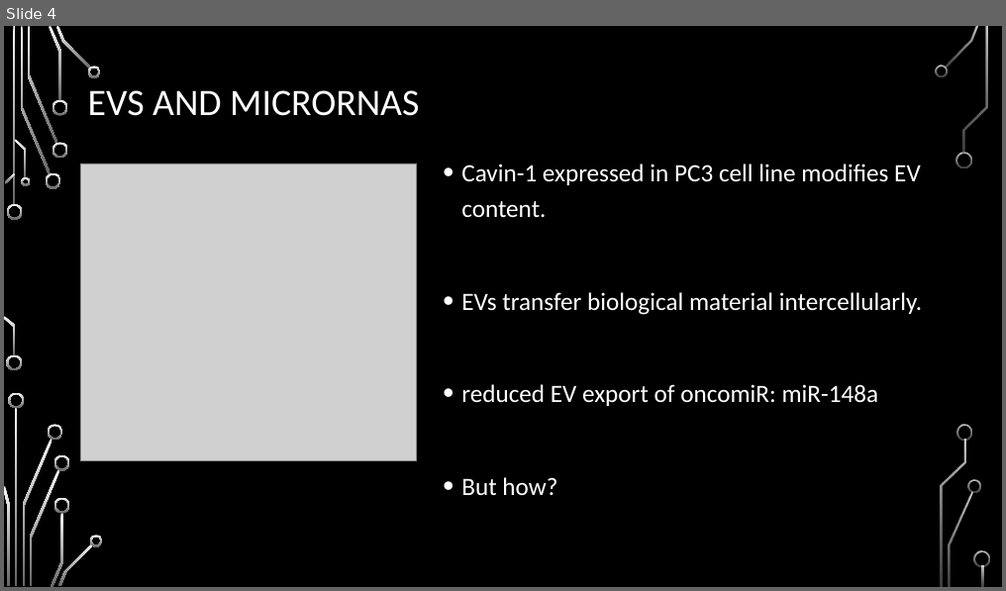
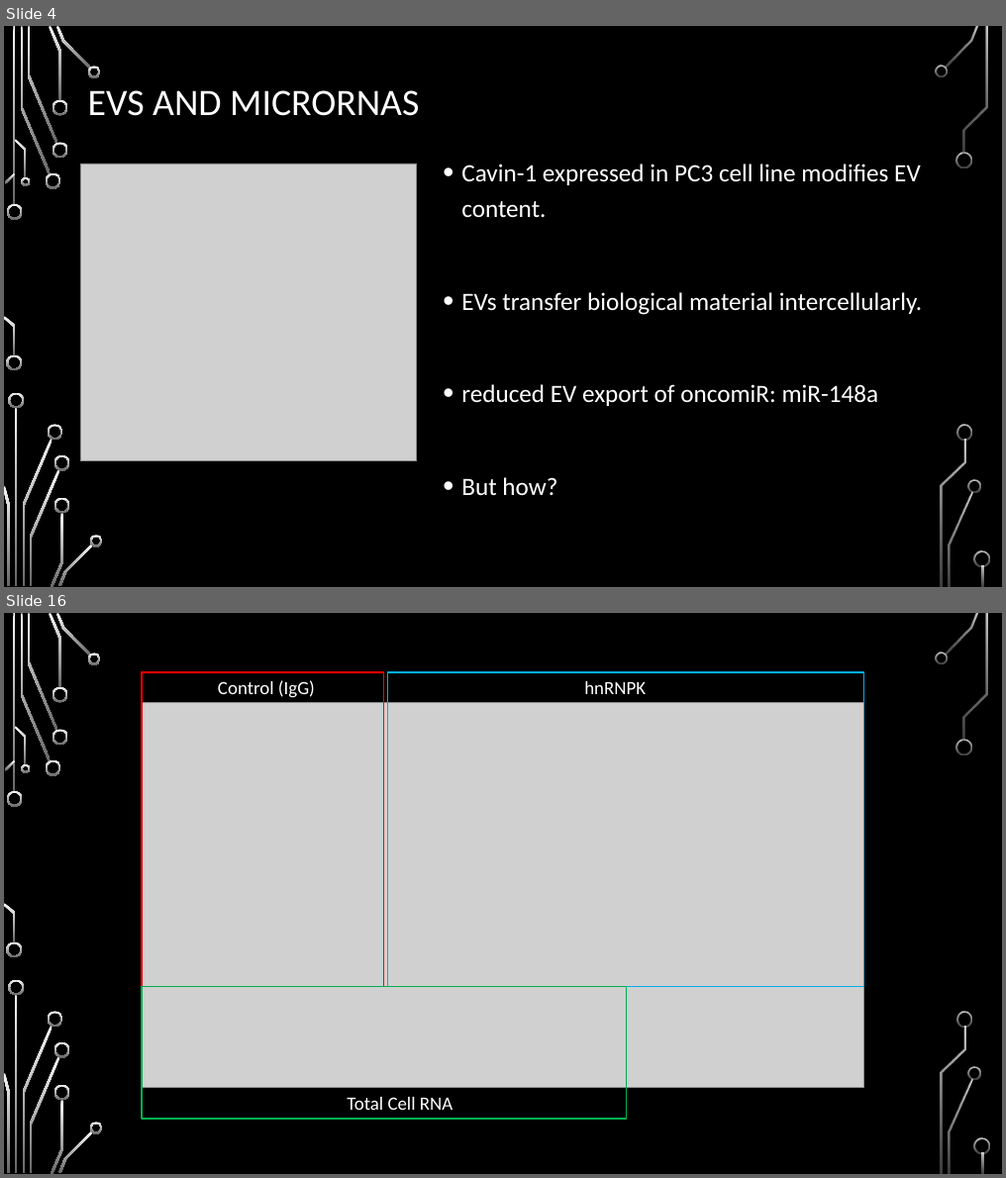
Before and after one commit to HarleyRobinson/Honours2, a slide deck: BackgroundInfo/MeetingSept.pptx. Shown one above the other, each under a label of ours: slide 4 before the commit, slides 4 and 16 after it; the slides between them are not shown. The pictures are 1006x591 and 1006x1178 pixels, drawn with LibreOffice and Linux fonts; fonts in the diff are those of the drawing; grey boxes stand for pictures; background and template pictures are left out. Boxes give left, top, right and bottom in pixels: in the first picture for what was removed or moved away, otherwise in the second. Text is boxed around its words. In the diff, an @@ line names an element or a change of style, - is before the commit and + after.

```diff
--- a/BackgroundInfo/MeetingSept.pptx
+++ b/BackgroundInfo/MeetingSept.pptx
@@ slide 16 added at (4,613,1002,1174), background picture (left out); not listed: 36 template elements that a slide beside it also shows @@
@@ rectangle added at (142,672,383,986), outline #FF0000 1.25 pt @@
@@ text added at (218,680,315,698), 18 pt, text #FFFFFF @@
+Control (IgG)
@@ rectangle added at (388,672,864,986), outline #00B0F0 1.25 pt @@
@@ text added at (584,681,646,694), 18 pt, text #FFFFFF @@
+hnRNPK
@@ picture added at (142,703,865,1087) @@
@@ rectangle added at (142,986,626,1119), outline #00B050 1.25 pt @@
@@ text added at (347,1097,452,1110), 18 pt, text #FFFFFF @@
+Total Cell RNA
```
Also in this commit, not shown: 7 slides changed, 5 other slides added, 1 slide removed, 14 other files.
